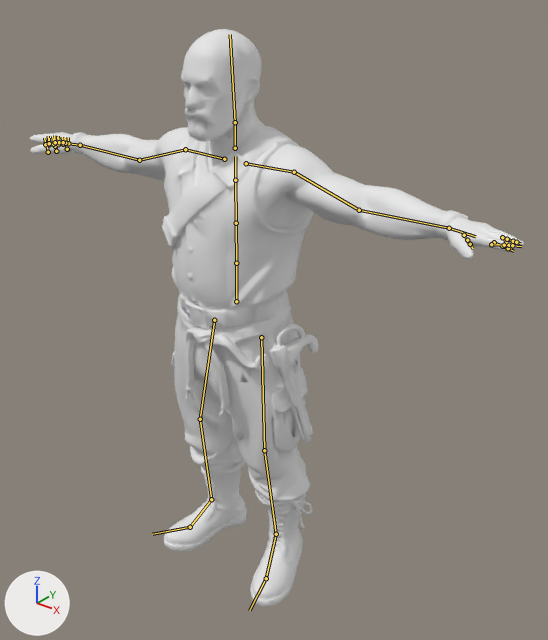
The glTF model assets/game/folk/coalheaver.glb: old version first, new version second.
Before and after are seen from a 50 mm camera at (1.5, -1.67, 2.09) aimed at (0.09, 0.1, 0.99). Lighting does not change. The marker at lower left points along +X, +Y and +Z. The picture after the commit comes second. Both versions are drawn at the pose saved in each file; the numbers are the values there. The bones that change, and the others that lie on the model, are drawn over the model as lines.

Names of what the first picture shows: 'char1'.
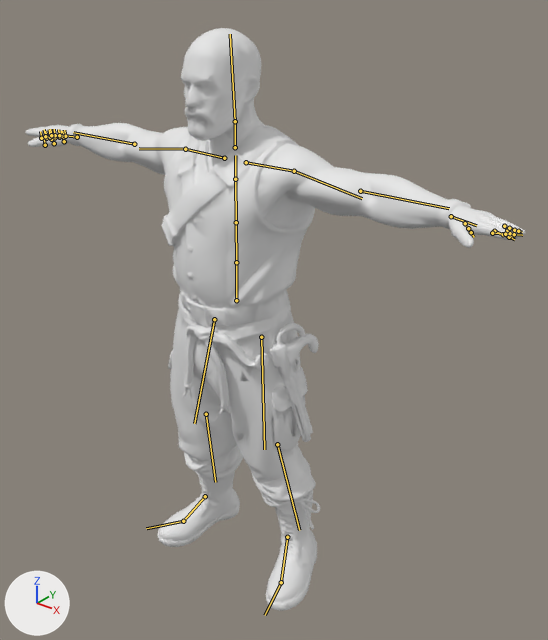
The change, as a list of edits to the scene's bpy script:
```text
Change bone_mixamorig_leftarm:
    where bone_mixamorig_leftarm = bpy.data.objects['Armature'].pose.bones['mixamorig:LeftArm']  # child of 'mixamorig:LeftShoulder'
    bone_mixamorig_leftarm.rotation_quaternion: (1.0, 0.0, 0.0, 0.0) -> (0.998, -0.027, -0.005, 0.06)  # degrees (0, 0, 0) -> degrees (-3, 0, 7)
Change bone_mixamorig_leftforearm:
    where bone_mixamorig_leftforearm = bpy.data.objects['Armature'].pose.bones['mixamorig:LeftForeArm']  # child of 'mixamorig:LeftArm'
    bone_mixamorig_leftforearm.rotation_quaternion: (1.0, 0.0, 0.0, 0.0) -> (0.997, 0.064, -0.006, -0.032)  # degrees (0, 0, 0) -> degrees (7, 0, -4)
Change bone_mixamorig_rightarm:
    where bone_mixamorig_rightarm = bpy.data.objects['Armature'].pose.bones['mixamorig:RightArm']  # child of 'mixamorig:RightShoulder'
    bone_mixamorig_rightarm.rotation_quaternion: (1.0, 0.0, 0.0, 0.0) -> (0.997, -0.027, 0.006, -0.067)  # degrees (0, 0, 0) -> degrees (-3, 0, -8)
Change bone_mixamorig_rightforearm:
    where bone_mixamorig_rightforearm = bpy.data.objects['Armature'].pose.bones['mixamorig:RightForeArm']  # child of 'mixamorig:RightArm'
    bone_mixamorig_rightforearm.rotation_quaternion: (1.0, 0.0, 0.0, 0.0) -> (0.996, 0.076, 0.007, 0.046)  # degrees (0, 0, 0) -> degrees (9, 0, 5)
Change bone_mixamorig_leftleg:
    where bone_mixamorig_leftleg = bpy.data.objects['Armature'].pose.bones['mixamorig:LeftLeg']  # child of 'mixamorig:LeftUpLeg'
    bone_mixamorig_leftleg.rotation_quaternion: (1.0, 0.0, 0.0, 0.0) -> (0.998, 0.013, -0.007, -0.057)  # degrees (0, 0, 0) -> degrees (1, -1, -7)
Change bone_mixamorig_rightupleg:
    where bone_mixamorig_rightupleg = bpy.data.objects['Armature'].pose.bones['mixamorig:RightUpLeg']  # child of 'mixamorig:Hips'
    bone_mixamorig_rightupleg.rotation_quaternion: (1.0, 0.0, 0.0, 0.0) -> (0.998, -0.057, 0.001, -0.01)  # degrees (0, 0, 0) -> degrees (-7, 0, -1)
Change bone_mixamorig_rightleg:
    where bone_mixamorig_rightleg = bpy.data.objects['Armature'].pose.bones['mixamorig:RightLeg']  # child of 'mixamorig:RightUpLeg'
    bone_mixamorig_rightleg.rotation_quaternion: (1.0, 0.0, 0.0, 0.0) -> (0.992, 0.109, 0.009, 0.067)  # degrees (0, 0, 0) -> degrees (13, 0, 8)
```

Boxes [x1, y1, x2, y2] around the edits, measured in the pictures (548 x 640 px):
'char1', posed: before [29, 29, 524, 607]; after [25, 28, 525, 611]
bone 'mixamorig:LeftArm', root to tip: before (294, 172) to (359, 210); after (294, 171) to (362, 198)
bone 'mixamorig:LeftForeArm', root to tip: before (359, 210) to (449, 228); after (360, 191) to (449, 208)
bone 'mixamorig:RightArm', root to tip: before (185, 149) to (139, 160); after (185, 149) to (139, 148)
bone 'mixamorig:RightForeArm', root to tip: before (139, 160) to (80, 145); after (134, 144) to (73, 132)
bone 'mixamorig:LeftLeg', root to tip: before (264, 450) to (276, 534); after (277, 444) to (299, 530)
bone 'mixamorig:RightUpLeg', root to tip: before (214, 320) to (200, 419); after (214, 319) to (194, 423)
bone 'mixamorig:RightLeg', root to tip: before (200, 419) to (211, 499); after (206, 414) to (215, 482)
